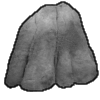
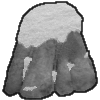
Comparing the layer stacks of the two 100×100 images. Changes:
added layer "snow line" above "snow" over 2, 1, 98, 100
added layer "snow" above "line" over 15, 2, 90, 91
hid "line", painted on it over 3, 1, 99, 100
painted on "Pasted Layer" over 3, 1, 99, 100
